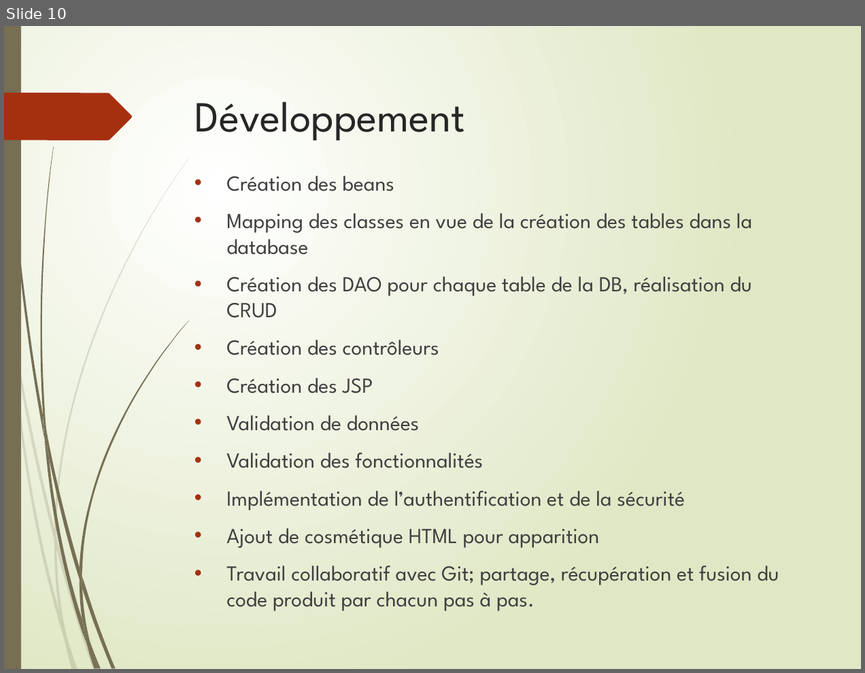
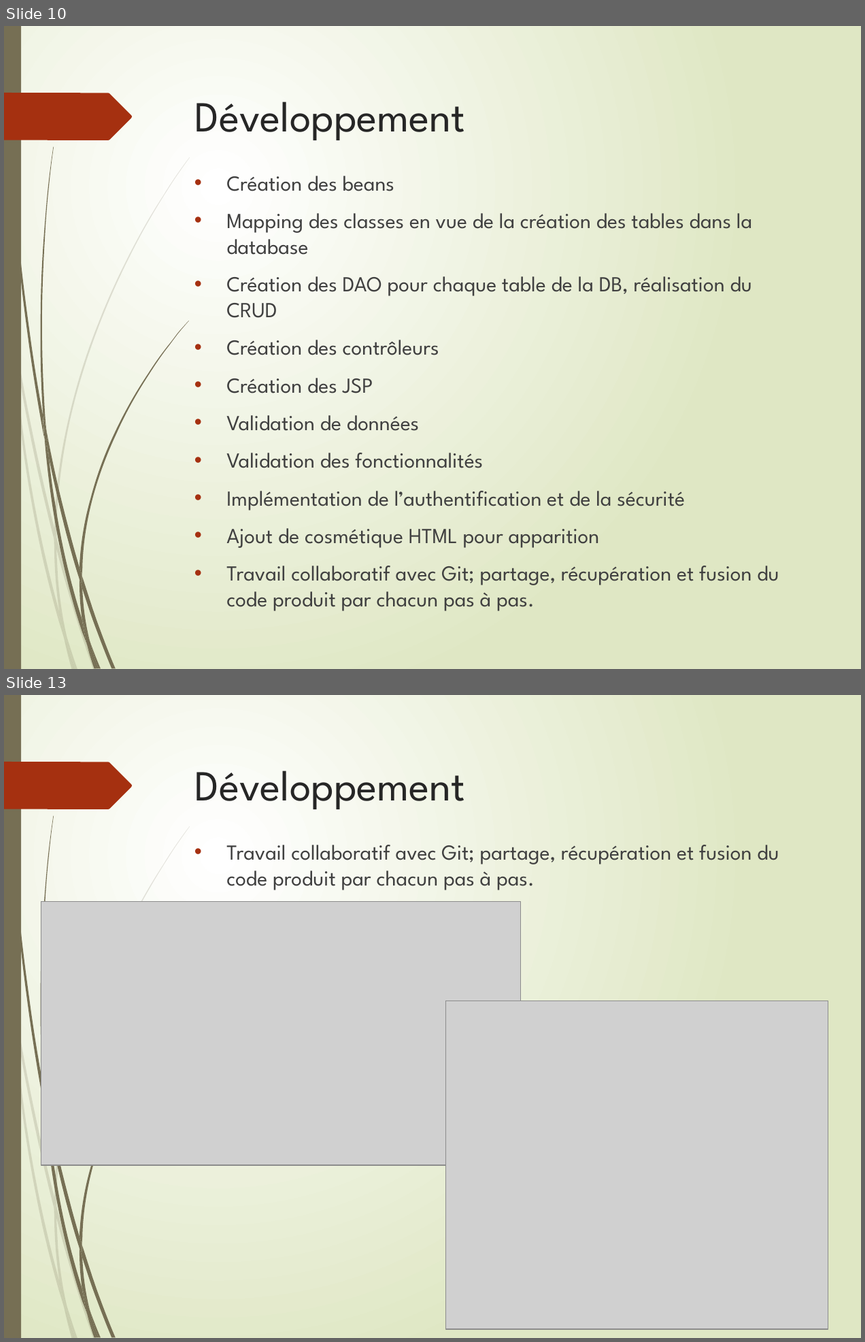
Before and after one commit to LudoRoot/WeBet_JBL, a slide deck: Présentation/Présentation WeBet_JBL.pptx. Shown one above the other, each under a label of ours: slide 10 before the commit, slides 10 and 13 after it; the slides between them are not shown. The pictures are 865x673 and 865x1342 pixels, drawn with LibreOffice and Linux fonts; fonts in the diff are those of the drawing; grey boxes stand for pictures. Boxes give left, top, right and bottom in pixels: in the first picture for what was removed or moved away, otherwise in the second. Text is boxed around its words. In the diff, an @@ line names an element or a change of style, - is before the commit and + after.

```diff
--- a/Présentation/Présentation WeBet_JBL.pptx
+++ b/Présentation/Présentation WeBet_JBL.pptx
@@ slide 13 added at box(4, 695, 861, 1338), background gradient #FFFFFF to #DFE8C4; not listed: 23 template elements that a slide beside it also shows @@
@@ title added at box(195, 770, 466, 809), 36 pt, text #262626 @@
+Développement
@@ text added at box(226, 845, 779, 890), 18 pt, text #404040 @@
+• Travail collaboratif avec Git; partage, récupération et fusion du code produit par chacun pas à pas.
@@ picture added at box(41, 902, 521, 1164) @@
@@ picture added at box(446, 1001, 828, 1329) @@
```
Also in this commit, not shown: 11 slides changed, 3 other slides added, 1 slide removed, 5 other files.
